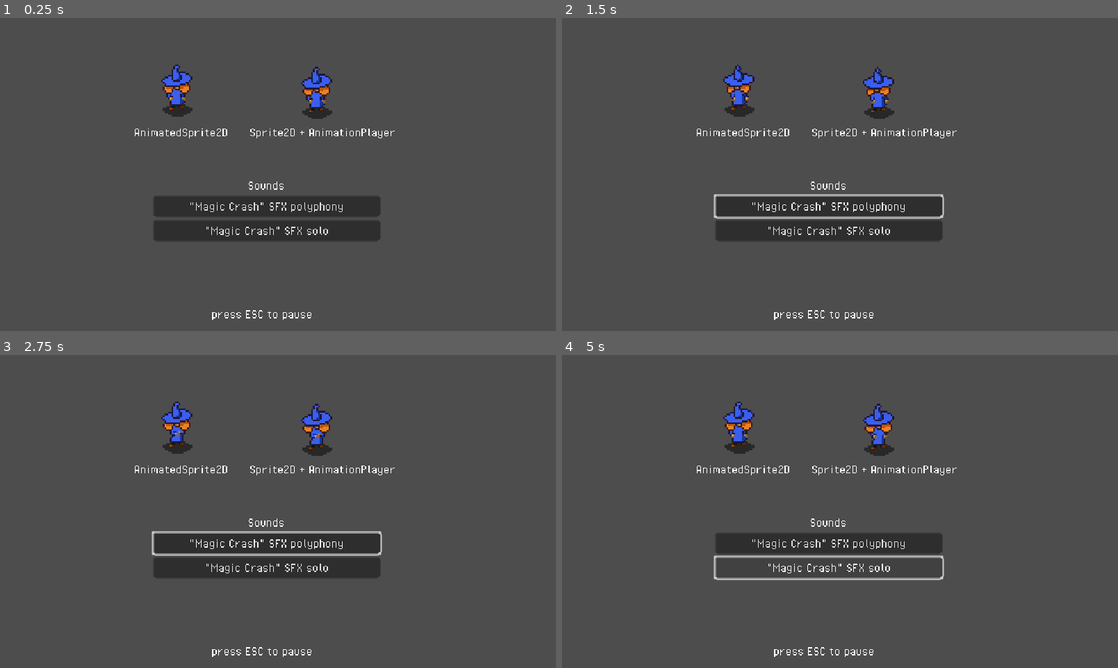
Above: before the commit, frames 1-4 (two rows, left to right).
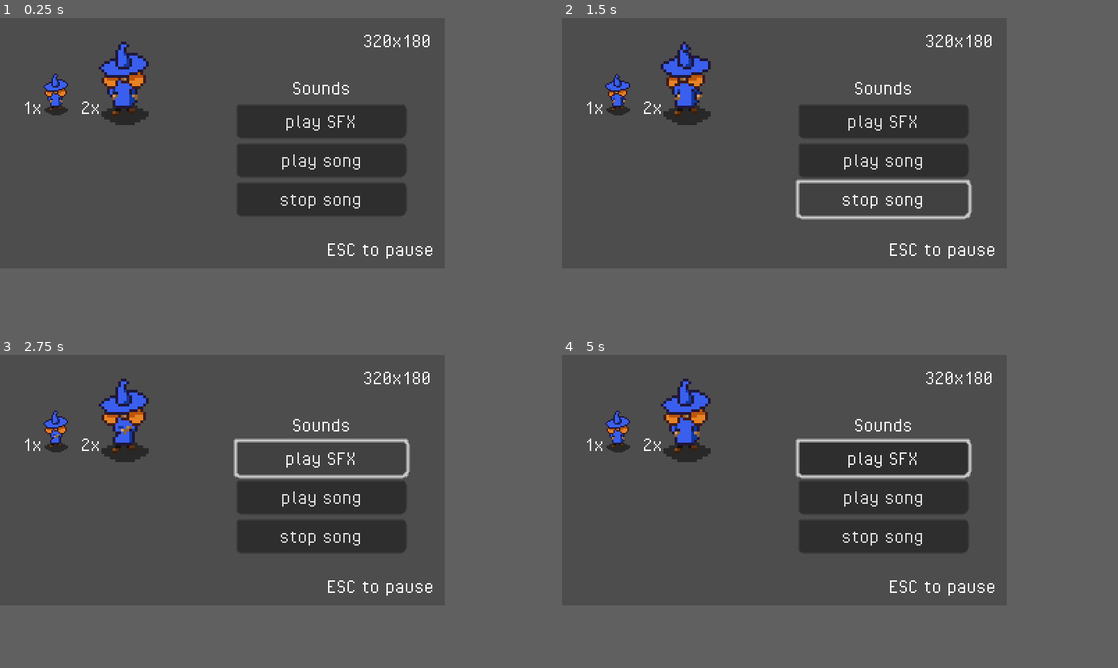
Above: after the commit, the same moments.

Repository: NunoDasNeves/igc-jam-godot-template
Game: Godot game, scene res://main.tscn
The game is run twice, just before and just after one commit, with the same random seed, the same clock (stepped at 60 frames per second) and the same inputs.
Inputs (mouse positions are in pixels of both pictures, inside the frame that each line leads up to):
- Up to frame 1 (0.25 s): no input
- Up to frame 2 (1.5 s): click (828, 205) at 0.5 s, where only the run before the commit has a clickable "'Magic Crash' SFX polyphony"; click (962, 243) at 1.25 s, where only the run after the commit has a clickable "stop song"
- Up to frame 3 (2.75 s): click (400, 483) at 2 s, where only the run after the commit has a clickable "play SFX"
- Up to frame 4 (5 s): click (962, 483) at 2.75 s, where only the run after the commit has a clickable "play SFX"; click (828, 567) at 3.5 s, where only the run before the commit has a clickable "'Magic Crash' SFX solo"; click (828, 567) at 4.25 s, where only the run before the commit has a clickable "'Magic Crash' SFX solo"
In our replay, the window is 800x450 before the commit and 640x360 after it. These sizes can differ from the game's own. Grey fills any space a smaller window leaves; there, only what the larger window draws over its background counts as a difference.

The runs differ from the first frame. In frame 1, 15% of the frame differs, in the area x 4-78%, y 5-97%; in frame 2, 15%; in frame 3, 14%; in frame 4, 14%.

Commit message:
simpler audio using AudioStreamPolyphonic, music

Diff:
--- a/audio/audio.gd
+++ b/audio/audio.gd
@@ -1,106 +1,130 @@
 extends Node
 
-var audio_stream_players_pool: Array[AudioStreamPlayer] = []
+var sfx_player: AudioStreamPlayer
+var music_player: AudioStreamPlayer
 
-func alloc_player() -> AudioStreamPlayer:
-	var player: AudioStreamPlayer = audio_stream_players_pool.pop_back()
-	if audio_stream_players_pool.size() == 0:
-		player = AudioStreamPlayer.new()
-		add_child(player)
+# This is how AudioStreamPolyphonic is meant to be used, apparently
+func setup_polyphonic_player(player: AudioStreamPlayer, max_polyphony: int, bus: String) -> void:
+	player.bus = bus
+	player.max_polyphony = max_polyphony
+	var stream = AudioStreamPolyphonic.new()
+	stream.polyphony = max_polyphony
+	player.stream = stream
+	add_child(player)
+	player.play() # actually play streams using player.get_stream_playback().play_stream()
 
-	return player
+func _ready() -> void:
+	sfx_player = AudioStreamPlayer.new()
+	setup_polyphonic_player(sfx_player, 128, "SFX")
+	music_player = AudioStreamPlayer.new()
+	setup_polyphonic_player(music_player, 8, "Music")
 
+##
+## Loading and caching audio streams by filename
+##
 var sfx_stream_cache: Dictionary[String, AudioStream] = {}
+var music_stream_cache: Dictionary[String, AudioStream] = {}
+
+func get_stream(stream_cache: Dictionary[String, AudioStream], filename: String, audio_subpath: String) -> AudioStream:
+	var stream: AudioStream = stream_cache.get(filename)
+	if !stream:
+		stream = load("res://audio/%s/%s" % [audio_subpath, filename])
+		if stream:
+			stream_cache[filename] = stream
+	return stream
 
 func get_sfx_stream(filename: String) -> AudioStream:
-	var stream = sfx_stream_cache.get(filename)
-	if !stream:
-		stream = load("res://audio/sfx/%s" % filename)
-		if stream:
-			sfx_stream_cache[filename] = stream
-	return stream
+	return get_stream(sfx_stream_cache, filename, "sfx")
 
-class PlayingSound extends RefCounted:
-	static var next_id: int = 0
-	var filename: String
-	var id: int
-	var player: AudioStreamPlayer
-	var tick_started: int
+func get_music_stream(filename: String) -> AudioStream:
+	return get_stream(music_stream_cache, filename, "music")
 
-var playing_sounds = {}
+##
+## Playback and control using the polyphonic players
+##
+func set_stream_pitch_scale(player: AudioStreamPlayer, stream_id: int, pitch_scale: float) -> void:
+	var playback: AudioStreamPlaybackPolyphonic = player.get_stream_playback()
+	return playback.set_stream_pitch_scale(stream_id, pitch_scale)
 
-func stop_and_recycle_sound(sound: PlayingSound) -> void:
-	sound.player.stop()
-	audio_stream_players_pool.append(sound.player)
+func set_stream_volume(player: AudioStreamPlayer, stream_id: int, volume_linear: float) -> void:
+	var playback: AudioStreamPlaybackPolyphonic = player.get_stream_playback()
+	return playback.set_stream_volume(stream_id, linear_to_db(volume_linear))
 
-func remove_playing_sound(sound: PlayingSound) -> void:
-	var arr = playing_sounds.get(sound.filename)
-	if !arr:
-		return
+func stop_stream(player: AudioStreamPlayer, stream_id: int) -> void:
+	var playback: AudioStreamPlaybackPolyphonic = player.get_stream_playback()
+	return playback.stop_stream(stream_id)
 
-	var idx = -1
-	for i in range(arr.size()):
-		if arr[i].id == sound.id:
-			idx = i
-			break
+func play_stream(player: AudioStreamPlayer, stream: AudioStream, volume_linear: float = 0.5, from_offset: float = 0, pitch_scale: float = 1) -> int:
+	var playback: AudioStreamPlaybackPolyphonic = player.get_stream_playback()
+	return playback.play_stream(stream, from_offset, linear_to_db(volume_linear), pitch_scale)
 
-	if idx != -1:
-		# swap remove
-		arr[idx] = arr.back()
-		arr.resize(arr.size() - 1)
-
-	stop_and_recycle_sound(sound)
-
-func add_playing_sound(sound: PlayingSound, polyphony: int = -1, override: bool = true) -> bool:
-	if polyphony == 0:
-		return false
-	var arr = playing_sounds.get(sound.filename)
-	if !arr:
-		arr = []
-		playing_sounds[sound.filename] = arr
-
-	if polyphony == -1 or arr.size() < polyphony or override:
-		if polyphony > 0 and arr.size() >= polyphony and override:
-			var min_tick = sound.tick_started
-			var min_sound_idx = 0
-			for i in range(arr.size()):
-				var s = arr[i]
-				if s.tick_started < min_tick:
-					min_tick = s.tick_started
-					min_sound_idx = i
-			var oldest_sound = arr[min_sound_idx]
-			stop_and_recycle_sound(oldest_sound)
-			arr[min_sound_idx] = sound
-		else:
-			arr.append(sound)
-		sound.player.finished.connect(func (): remove_playing_sound(sound))
-		#print("num playing: %s" % arr.size())
-		return true
-
-	return false
-
-func play_sfx(filename: String, volume_linear: float = 0.5, polyphony: int = -1, override: bool = true) -> PlayingSound:
+##
+## SFX control
+##
+func play_sfx(filename: String, volume_linear: float = 0.5, from_offset: float = 0, pitch_scale: float = 1) -> int:
 	var stream = get_sfx_stream(filename)
 	if !stream:
-		return
-	var player = alloc_player()
-	player.bus = "SFX"
-	player.stream = stream
-	player.volume_linear = volume_linear
+		return AudioStreamPlaybackPolyphonic.INVALID_ID
+	return play_stream(sfx_player, stream, volume_linear, from_offset, pitch_scale)
 
-	var sound = PlayingSound.new()
-	sound.filename = filename
-	sound.player = player
-	sound.id = PlayingSound.next_id
-	sound.tick_started = Time.get_ticks_usec()
-	PlayingSound.next_id += 1
-	if add_playing_sound(sound, polyphony):
-		player.play()
+##
+## Music control
+##
+class PlayingMusic extends  RefCounted:
+	var id: int = AudioStreamPlaybackPolyphonic.INVALID_ID
+	var volume_linear: float = 0
+	var fade_in_target_volume: float = 1
+
+var curr_music: PlayingMusic
+var fading_music: Array[PlayingMusic]
+
+const crossfade_time_secs: float = 0.5
+
+# Fade out music over crossfade_time_secs
+func stop_music() -> void:
+	if curr_music:
+		fading_music.append(curr_music)
+		curr_music = null
+
+# Start music
+# If a song is currently playing, crossfade with it ove crossfade_time_secs
+func set_music(filename: String, volume_linear: float = 0.5) -> int:
+	var do_fade_in = curr_music != null
+	stop_music()
+
+	var stream = get_music_stream(filename)
+	if !stream:
+		return AudioStreamPlaybackPolyphonic.INVALID_ID
+
+	curr_music = PlayingMusic.new()
+	if do_fade_in:
+		curr_music.volume_linear = 0
 	else:
-		return null
+		curr_music.volume_linear = volume_linear
+	curr_music.fade_in_target_volume = volume_linear
+	curr_music.id = play_stream(music_player, stream, curr_music.volume_linear)
 
-	return sound
+	return curr_music.id
 
-func set_music(filename: String, volume_linear: float = 0.5) -> void:
-	# TODO
-	pass
+func _physics_process(delta: float) -> void:
+	var crossfade_inc = crossfade_time_secs * delta
+	# fade in current music
+	if curr_music:
+		if curr_music.volume_linear < curr_music.fade_in_target_volume:
+			curr_music.volume_linear = minf(curr_music.volume_linear + crossfade_inc, curr_music.fade_in_target_volume)
+			set_stream_volume(music_player, curr_music.id, curr_music.volume_linear)
+	# fade out fading music over fade_time_secs
+	for music in fading_music:
+		music.volume_linear -= crossfade_inc
+		if music.volume_linear <= 0:
+			stop_stream(music_player, music.id)
+		else:
+			set_stream_volume(music_player, music.id, music.volume_linear)
+	# swap remove fading music that is now silent
+	var i: int = 0
+	while i < fading_music.size():
+		if fading_music[i].volume_linear <= 0:
+			fading_music[i] = fading_music.back()
+			fading_music.pop_back()
+		else:
+			i += 1
--- a/main.tscn
+++ b/main.tscn
@@ -144,14 +144,27 @@
 process_mode = 1
 script = ExtResource("2_7mycd")
 
+[node name="AnimatedSprite2D2" type="AnimatedSprite2D" parent="World"]
+position = Vector2(40, 54)
+sprite_frames = SubResource("SpriteFrames_5vw27")
+animation = &"idle-S"
+
 [node name="AnimatedSprite2D" type="AnimatedSprite2D" parent="World"]
-position = Vector2(203, 81)
+position = Vector2(89, 45)
 scale = Vector2(2, 2)
 sprite_frames = SubResource("SpriteFrames_5vw27")
 animation = &"idle-S"
 
+[node name="1x2x" type="Label" parent="World"]
+offset_left = 16.0
+offset_top = 56.0
+offset_right = 72.0
+offset_bottom = 72.0
+text = "1x       2x"
+
 [node name="Sprite2D" type="Sprite2D" parent="World"]
-position = Vector2(364, 84)
+visible = false
+position = Vector2(219, 45)
 scale = Vector2(2, 2)
 texture = ExtResource("2_0xm2m")
 hframes = 8
@@ -162,47 +175,45 @@
 &"": SubResource("AnimationLibrary_1bvp3")
 }
 
-[node name="Label" type="Label" parent="World"]
-offset_left = 154.0
-offset_top = 123.0
-offset_right = 264.0
-offset_bottom = 139.0
-text = "AnimatedSprite2D"
-
-[node name="Label2" type="Label" parent="World"]
-offset_left = 287.0
-offset_top = 123.0
-offset_right = 459.0
-offset_bottom = 139.0
-text = "Sprite2D + AnimationPlayer"
-
 [node name="Label3" type="Label" parent="World"]
-offset_left = 243.0
-offset_top = 332.0
-offset_right = 359.0
-offset_bottom = 348.0
-text = "press ESC to pause"
+offset_left = 235.0
+offset_top = 158.0
+offset_right = 312.0
+offset_bottom = 174.0
+text = "ESC to pause"
 
 [node name="HBoxContainer" type="VBoxContainer" parent="World"]
-offset_left = 176.0
-offset_top = 184.0
-offset_right = 437.0
-offset_bottom = 256.0
+offset_left = 170.0
+offset_top = 42.0
+offset_right = 292.0
+offset_bottom = 142.0
 
 [node name="Label" type="Label" parent="World/HBoxContainer"]
 layout_mode = 2
 text = "Sounds"
 horizontal_alignment = 1
 
-[node name="PolyphonyButton" type="Button" parent="World/HBoxContainer"]
-layout_mode = 2
-text = "\"Magic Crash\" SFX polyphony
+[node name="SFXButton" type="Button" parent="World/HBoxContainer"]
+layout_mode = 2
+text = "play SFX
 "
 
-[node name="SoloButton" type="Button" parent="World/HBoxContainer"]
-layout_mode = 2
-text = "\"Magic Crash\" SFX solo
+[node name="Song1Button" type="Button" parent="World/HBoxContainer"]
+layout_mode = 2
+text = "play song
 "
+
+[node name="Song2Button" type="Button" parent="World/HBoxContainer"]
+layout_mode = 2
+text = "stop song
+"
+
+[node name="Resolution" type="Label" parent="World"]
+offset_left = 261.0
+offset_top = 8.0
+offset_right = 310.0
+offset_bottom = 24.0
+text = "320x180"
 
 [node name="UI" type="CanvasLayer" parent="."]
 
--- a/project.godot
+++ b/project.godot
@@ -24,8 +24,8 @@
 
 [display]
 
-window/size/viewport_width=640
-window/size/viewport_height=360
+window/size/viewport_width=320
+window/size/viewport_height=180
 window/size/window_width_override=1920
 window/size/window_height_override=1080
 window/stretch/mode="viewport"
--- a/world.gd
+++ b/world.gd
@@ -1,15 +1,19 @@
 extends Node2D
 
 @onready var _anim_sprite = $AnimatedSprite2D
+@onready var _anim_sprite2 = $AnimatedSprite2D2
 @onready var _anim_player = $AnimationPlayer
 
-@onready var _polyphony_btn = $HBoxContainer/PolyphonyButton
-@onready var _solo_btn = $HBoxContainer/SoloButton
+@onready var _sfx_btn = $HBoxContainer/SFXButton
+@onready var _song_1_btn = $HBoxContainer/Song1Button
+@onready var _song_2_btn = $HBoxContainer/Song2Button
 
 func _ready() -> void:
-	_polyphony_btn.connect("button_down", func (): Audio.play_sfx("dungeon_wizard_magic_crash.wav", 0.2))
-	_solo_btn.connect("button_down", func (): Audio.play_sfx("dungeon_wizard_magic_crash.wav", 0.2, 1))
+	_sfx_btn.connect("button_down", func (): Audio.play_sfx("dungeon_wizard_ding_ding.wav", 0.2))
+	_song_1_btn.connect("button_down", func(): Audio.set_music("dungeon_wizard_menu_music.wav", 0.5))
+	_song_2_btn.connect("button_down", func(): Audio.stop_music())
 
 func _process(_delta: float) -> void:
 	_anim_sprite.play("idle-S")
+	_anim_sprite2.play("idle-S")
 	_anim_player.play("idle-S")
Not shown, added: audio/sfx/dungeon_wizard_ding_ding.wav.import
Not shown, removed: audio/sfx/dungeon_wizard_magic_crash.wav.import
Not shown, added: audio/sfx/dungeon_wizard_ding_ding.wav
Not shown, removed: audio/sfx/dungeon_wizard_magic_crash.wav
